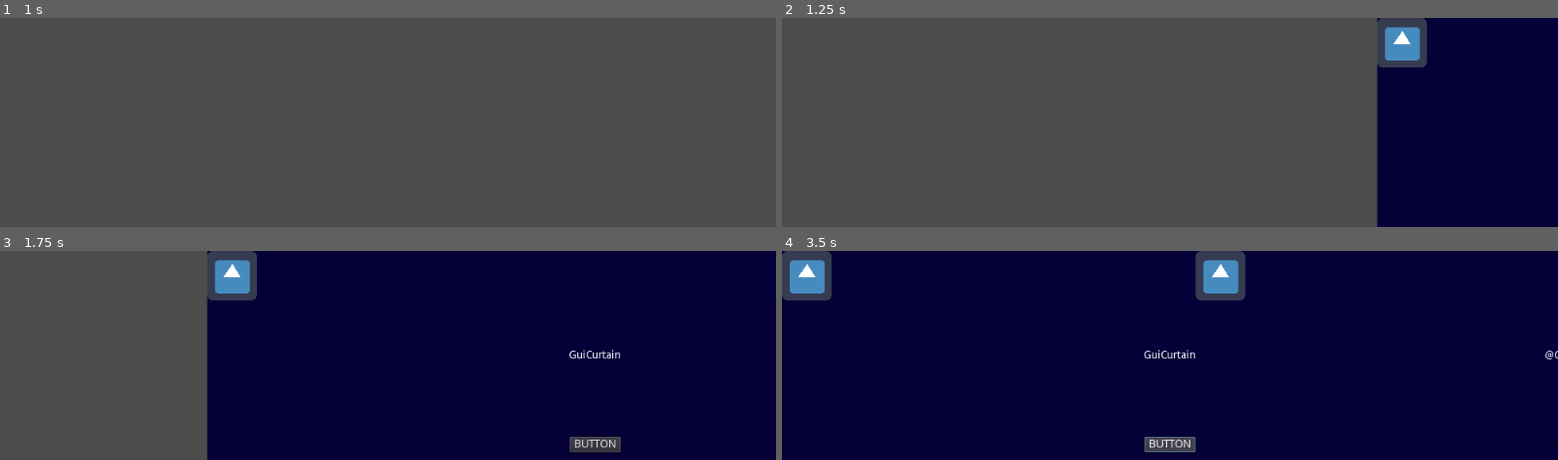
Above: before the commit, frames 1-4 (two rows, left to right).
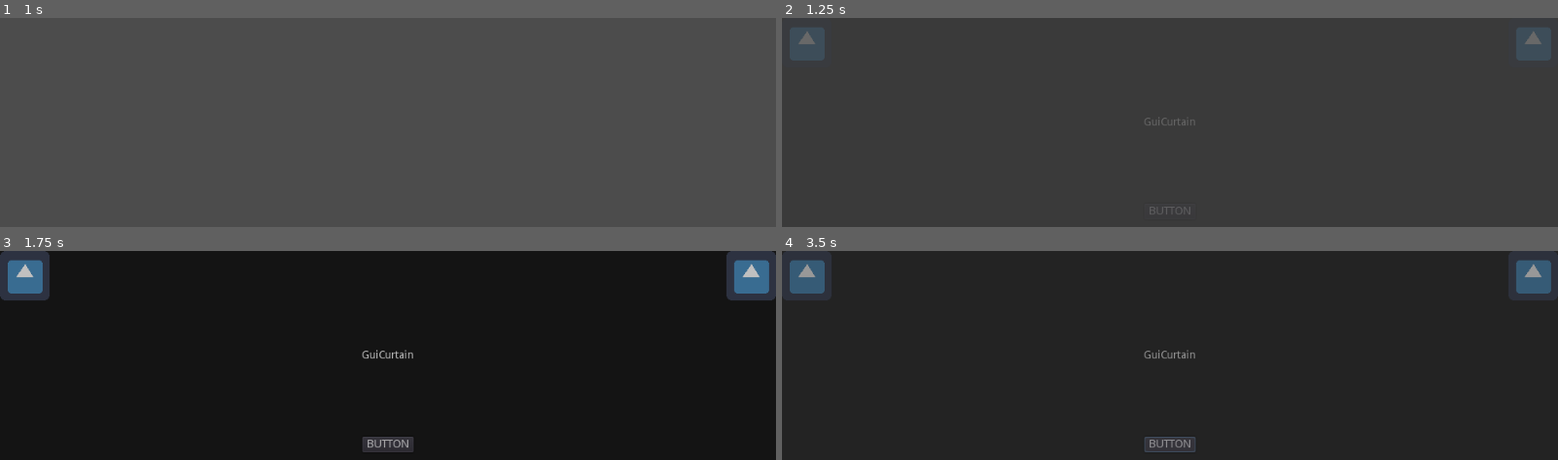
Above: after the commit, the same moments.

Repository: MarekZdun/godot-gui-manager
Game: Godot game, scene res://work/src/main.tscn
Same seed, same stepped clock (60 frames per second), same inputs: the game is played once before the commit and once after it. The engine's default icon, where the game draws it, is replaced by a stand-in: a white triangle on a blue panel in a dark square.
Inputs (mouse positions are in pixels of both pictures, inside the frame that each line leads up to):
- Up to frame 1 (1 s): tap Enter at 0.5 s
- Up to frame 2 (1.25 s): no input
- Up to frame 3 (1.75 s): click (388, 445) at 1.25 s, where only the run after the commit has a clickable "BUTTON"
- Up to frame 4 (3.5 s): click "BUTTON" at 2 s; click "BUTTON" at 2.75 s

Frame 1 is identical in both runs. In frame 2, 23% of the frame differs, in the area x 2-100%, y 0-100%; in frame 3, 100%, in the area x 0-100%, y 0-100%; in frame 4, 99%.

Commit message:
add fade transition

Diff:
--- a/work/src/main.gd
+++ b/work/src/main.gd
@@ -12,38 +12,55 @@
 
 	yield(get_tree().create_timer(1), "timeout")
 
-
-	var move_1 = GuiManager.add_gui("gui_curtain", 127, {
-		"transition_name": "move",
+	var fade = GuiManager.add_gui("gui_curtain", 127, {
+		"transition_name": "fade",
 		"transition_out": false,
 		"duration": 1,
-		"gui_position_origin": Vector2(100, 0),
-		"gui_position_end": Vector2(0, 0)
+		"gui_opacity_start": 0.0,
+		"gui_opacity_end": 1.0
 	})
 
 	yield(get_tree().create_timer(2), "timeout")
 
-	var move_2 = GuiManager.add_gui("gui_curtain", 127, {
-		"transition_name": "move",
-		"transition_out": false,
+	GuiManager.destroy_gui(fade, {
+		"transition_name": "fade",
+		"transition_out": true,
 		"duration": 1,
-		"gui_position_origin": Vector2(100, 0),
-		"gui_position_end": Vector2(0, 0)
+		"gui_opacity_start": 1.0,
+		"gui_opacity_end": 0.0
 	})
 
-	yield(get_tree().create_timer(2), "timeout")
+#	var move_1 = GuiManager.add_gui("gui_curtain", 127, {
+#		"transition_name": "move",
+#		"transition_out": false,
+#		"duration": 1,
+#		"gui_position_origin": Vector2(100, 0),
+#		"gui_position_end": Vector2(0, 0)
+#	})
 
-	var move_3 = GuiManager.add_gui("gui_curtain", 127, {
-		"transition_name": "move",
-		"transition_out": false,
-		"duration": 1,
-		"gui_position_origin": Vector2(100, 0),
-		"gui_position_end": Vector2(0, 0)
-	})
-
-	yield(get_tree().create_timer(2), "timeout")
-
-	GuiManager.destroy_all()
+#	yield(get_tree().create_timer(2), "timeout")
+#
+#	var move_2 = GuiManager.add_gui("gui_curtain", 127, {
+#		"transition_name": "move",
+#		"transition_out": false,
+#		"duration": 1,
+#		"gui_position_origin": Vector2(100, 0),
+#		"gui_position_end": Vector2(0, 0)
+#	})
+#
+#	yield(get_tree().create_timer(2), "timeout")
+#
+#	var move_3 = GuiManager.add_gui("gui_curtain", 127, {
+#		"transition_name": "move",
+#		"transition_out": false,
+#		"duration": 1,
+#		"gui_position_origin": Vector2(100, 0),
+#		"gui_position_end": Vector2(0, 0)
+#	})
+#
+#	yield(get_tree().create_timer(2), "timeout")
+#
+#	GuiManager.destroy_all()
 
 #	var move_2 = GuiManager.change_gui_top_one("gui_curtain", {
 #		"transition_name": "move",
--- a/work/src/scenes/gui_scenes/gui_curtain.tscn
+++ b/work/src/scenes/gui_scenes/gui_curtain.tscn
@@ -12,10 +12,7 @@
 [node name="ColorRect" type="ColorRect" parent="Root" index="0"]
 anchor_right = 1.0
 anchor_bottom = 1.0
-color = Color( 0.0235294, 0, 0.223529, 1 )
-__meta__ = {
-"_edit_use_anchors_": false
-}
+color = Color( 0, 0, 0, 1 )
 
 [node name="Label" type="Label" parent="Root/ColorRect" index="0"]
 anchor_left = 0.5
--- /dev/null
+++ b/work/src/scenes/gui_transition_scenes/fade.gd
@@ -0,0 +1,37 @@
+extends "res://addons/gui_manager/transition.gd"
+
+
+var gui_opacity_start: float
+var gui_opacity_end: float
+var tween: Tween
+
+
+func _ready():
+	tween = Tween.new()
+	add_child(tween)
+
+
+func _setup(transition_config: Dictionary) -> void:
+	gui_opacity_start = transition_config.gui_opacity_start
+	gui_opacity_end = transition_config.gui_opacity_end
+
+	root.modulate.a = gui_opacity_start
+	root.show()
+
+	var tween_callback = "_on_tween_out_ended" if transition_out else "_on_tween_in_ended"
+	tween.connect("tween_completed", self, tween_callback)
+
+	tween.interpolate_property(root, "modulate:a", null, gui_opacity_end, duration)
+	tween.start()
+
+
+func _pre_destroy() -> void:
+	tween.remove_all()
+
+
+func _on_tween_in_ended(object: Object, key: NodePath):
+	emit_signal("transition_in_ended", object.get_parent())
+
+
+func _on_tween_out_ended(object: Object, key: NodePath):
+	emit_signal("transition_out_ended", object.get_parent())
--- /dev/null
+++ b/work/src/scenes/gui_transition_scenes/fade.tscn
@@ -0,0 +1,7 @@
+[gd_scene load_steps=3 format=2]
+
+[ext_resource path="res://work/src/scenes/gui_transition_scenes/fade.gd" type="Script" id=1]
+[ext_resource path="res://addons/gui_manager/transition.tscn" type="PackedScene" id=2]
+
+[node name="Fade" instance=ExtResource( 2 )]
+script = ExtResource( 1 )
